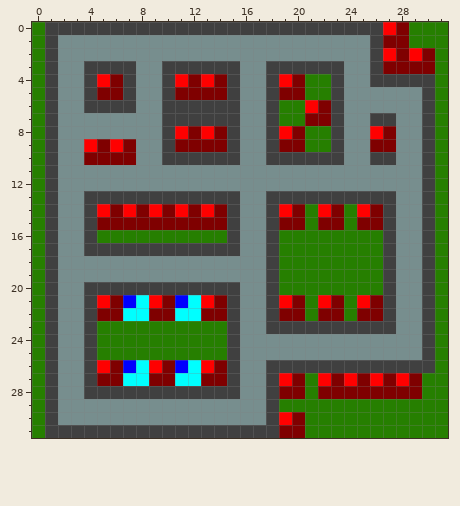
File history of a pixel-art sprite, resources/buildingLayout.png. Above is the file before it was changed.
The file is 32x32 pixels.
And afterwards:
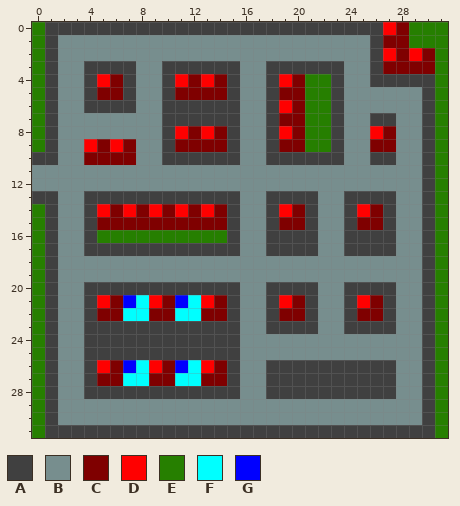
Palette (. is transparent): A #404040  B #778e8e  C #7f0000  D #ff0000  E #267f00  F #00ffff  G #0000ff
Changes in this commit:
@@ x 0..31 @@
  5 EABBACCABBACCCCABBACCEEABBBBBBAE
- 6 EABBAAAABBAAAAAABBAEEDCABBBBBBAE
- 7 EABBBBBBBBAAAAAABBAEECCABBAABBAE
+ 6 EABBAAAABBAAAAAABBADCEEABBBBBBAE
+ 7 EABBBBBBBBAAAAAABBACCEEABBAABBAE
  8 EABBBBBBBBADCDCABBADCEEABBDCBBAE
  9 EABBDCDCBBACCCCABBACCEEABBCCBBAE
-10 EABBCCCCBBAAAAAABBAAAAAABBAABBAE
-11 EABBBBBBBBBBBBBBBBBBBBBBBBBBBBAE
-12 EABBBBBBBBBBBBBBBBBBBBBBBBBBBBAE
-13 EABBAAAAAAAAAAAABBAAAAAAAAAABBAE
-14 EABBADCDCDCDCDCABBADCEDCEDCABBAE
-15 EABBACCCCCCCCCCABBACCECCECCABBAE
-16 EABBAEEEEEEEEEEABBAEEEEEEEEABBAE
-17 EABBAAAAAAAAAAAABBAEEEEEEEEABBAE
-18 EABBBBBBBBBBBBBBBBAEEEEEEEEABBAE
-19 EABBBBBBBBBBBBBBBBAEEEEEEEEABBAE
-20 EABBAAAAAAAAAAAABBAEEEEEEEEABBAE
-21 EABBADCGFDCGFDCABBADCEDCEDCABBAE
-22 EABBACCFFCCFFCCABBACCECCECCABBAE
-23 EABBAEEEEEEEEEEABBAAAAAAAAAABBAE
-24 EABBAEEEEEEEEEEABBBBBBBBBBBBBBAE
-25 EABBAEEEEEEEEEEABBBBBBBBBBBBBBAE
-26 EABBADCGFDCGFDCABBAAAAAAAAAAAAAE
-27 EABBACCFFCCFFCCABBADCEDCDCDCDCEE
-28 EABBAAAAAAAAAAAABBACCECCCCCCCCEE
-29 EABBBBBBBBBBBBBBBBAEEEEEEEEEEEEE
-30 EABBBBBBBBBBBBBBBBADCEEEEEEEEEEE
-31 EAAAAAAAAAAAAAAAAAACCEEEEEEEEEEE
+10 AABBCCCCBBAAAAAABBAAAAAABBAABBAE
+11 BBBBBBBBBBBBBBBBBBBBBBBBBBBBBBAE
+12 BBBBBBBBBBBBBBBBBBBBBBBBBBBBBBAE
+13 AABBAAAAAAAAAAAABBAAAABBAAAABBAE
+14 EABBADCDCDCDCDCABBADCABBADCABBAE
+15 EABBACCCCCCCCCCABBACCABBACCABBAE
+16 EABBAEEEEEEEEEEABBAAAABBAAAABBAE
+17 EABBAAAAAAAAAAAABBAAAABBAAAABBAE
+18 EABBBBBBBBBBBBBBBBBBBBBBBBBBBBAE
+19 EABBBBBBBBBBBBBBBBBBBBBBBBBBBBAE
+20 EABBAAAAAAAAAAAABBAAAABBAAAABBAE
+21 EABBADCGFDCGFDCABBADCABBADCABBAE
+22 EABBACCFFCCFFCCABBACCABBACCABBAE
+23 EABBAAAAAAAAAAAABBAAAABBAAAABBAE
+24 EABBAAAAAAAAAAAABBBBBBBBBBBBBBAE
+25 EABBAAAAAAAAAAAABBBBBBBBBBBBBBAE
+26 EABBADCGFDCGFDCABBAAAAAAAAAABBAE
+27 EABBACCFFCCFFCCABBAAAAAAAAAABBAE
+28 EABBAAAAAAAAAAAABBAAAAAAAAAABBAE
+29 EABBBBBBBBBBBBBBBBBBBBBBBBBBBBAE
+30 EABBBBBBBBBBBBBBBBBBBBBBBBBBBBAE
+31 EAAAAAAAAAAAAAAAAAAAAAAAAAAAAAAE
Boxes around the changes in both pictures, in picture pixels (x1, y1, x2, y2):
changed: (279, 100, 331, 126)
changed: (32, 152, 58, 204)
changed: (266, 191, 435, 438)
changed: (97, 321, 227, 360)
